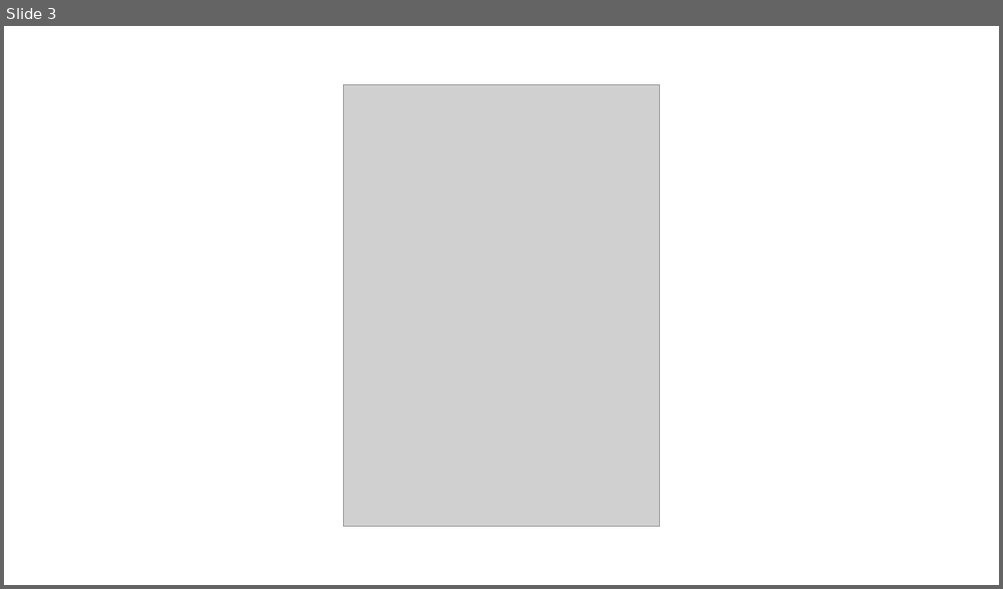
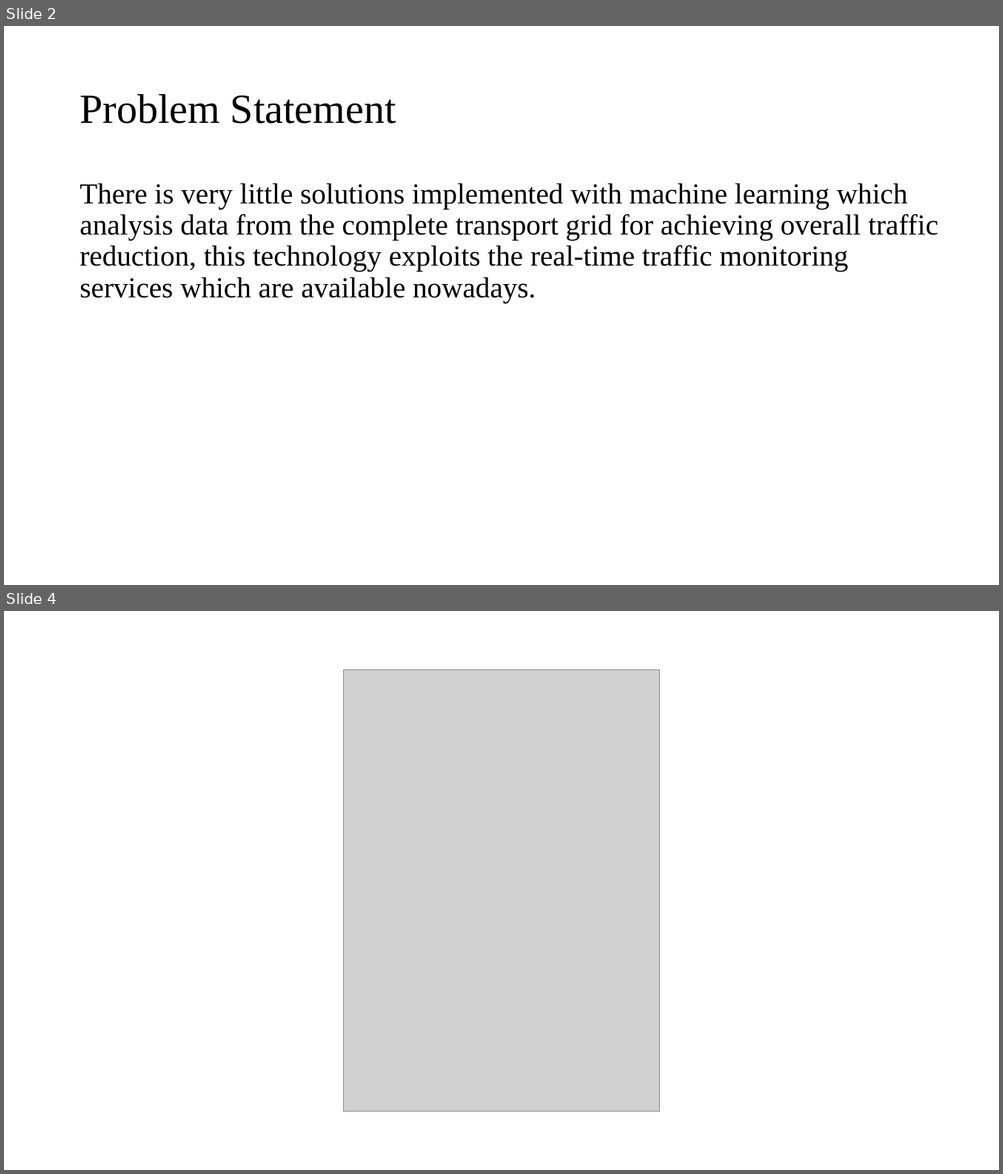
Before and after one commit to kamaljohnson/adaptive-traffic-signal-control, a slide deck: documents/Litrature Review.pptx. Shown one above the other, each under a label of ours: slide 3 before the commit, slides 2 and 4 after it; the slides between them are not shown. The pictures are 1003x589 and 1003x1174 pixels, drawn with LibreOffice and Linux fonts; fonts in the diff are those of the drawing; grey boxes stand for pictures. Boxes give left, top, right and bottom in pixels: in the first picture for what was removed or moved away, otherwise in the second. Text is boxed around its words. In the diff, an @@ line names an element or a change of style, - is before the commit and + after.

```diff
--- a/documents/Litrature Review.pptx
+++ b/documents/Litrature Review.pptx
@@ slide 2 added at bbox=[4, 26, 999, 585], background #FFFFFF @@
@@ title added at bbox=[79, 94, 396, 124], 40 pt, text #000000 @@
+Problem Statement
@@ text added at bbox=[79, 183, 938, 303], 28 pt, text #000000 @@
+There is very little solutions implemented with machine learning which analysis data from the complete transport grid for achieving overall traffic reduction, this technology exploits the real-time traffic monitoring services which are available nowadays.
@@ what was slide 3 is now slide 4 @@
```
Also in this commit, not shown: 3 slides changed, 1 other file.
